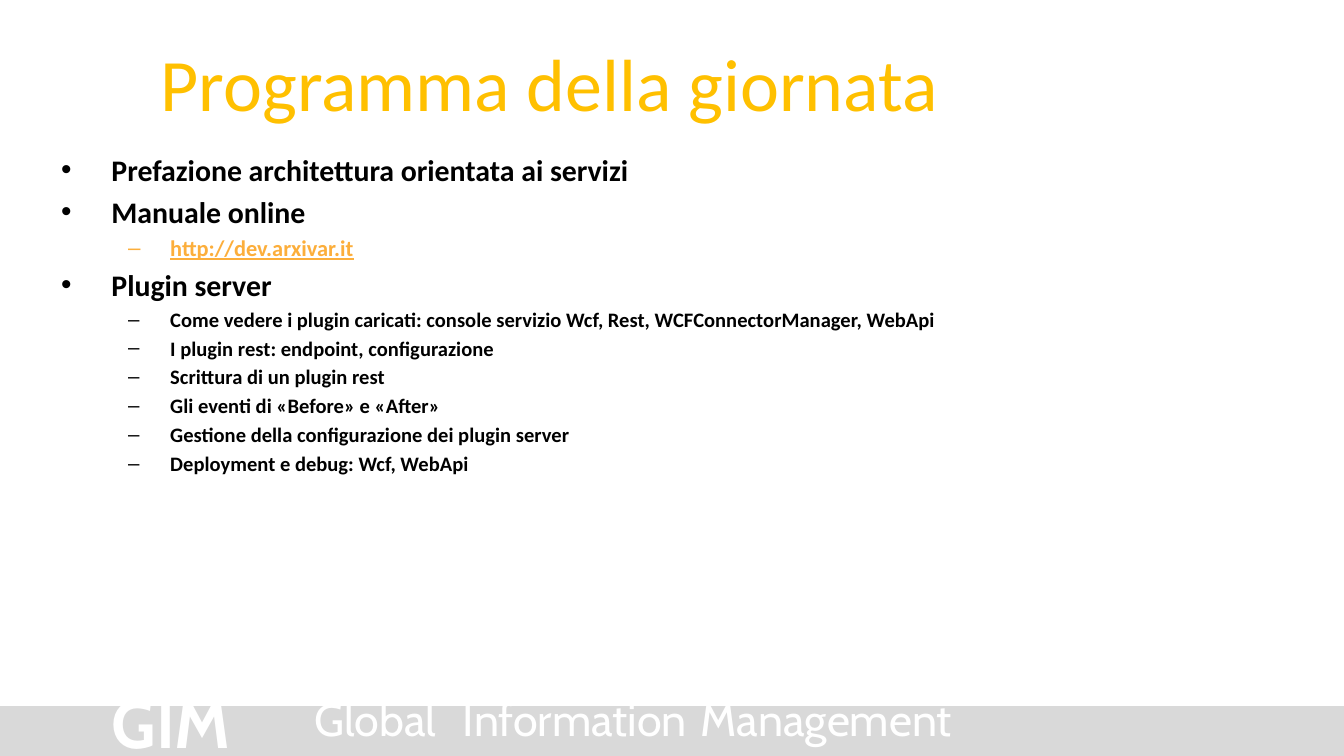
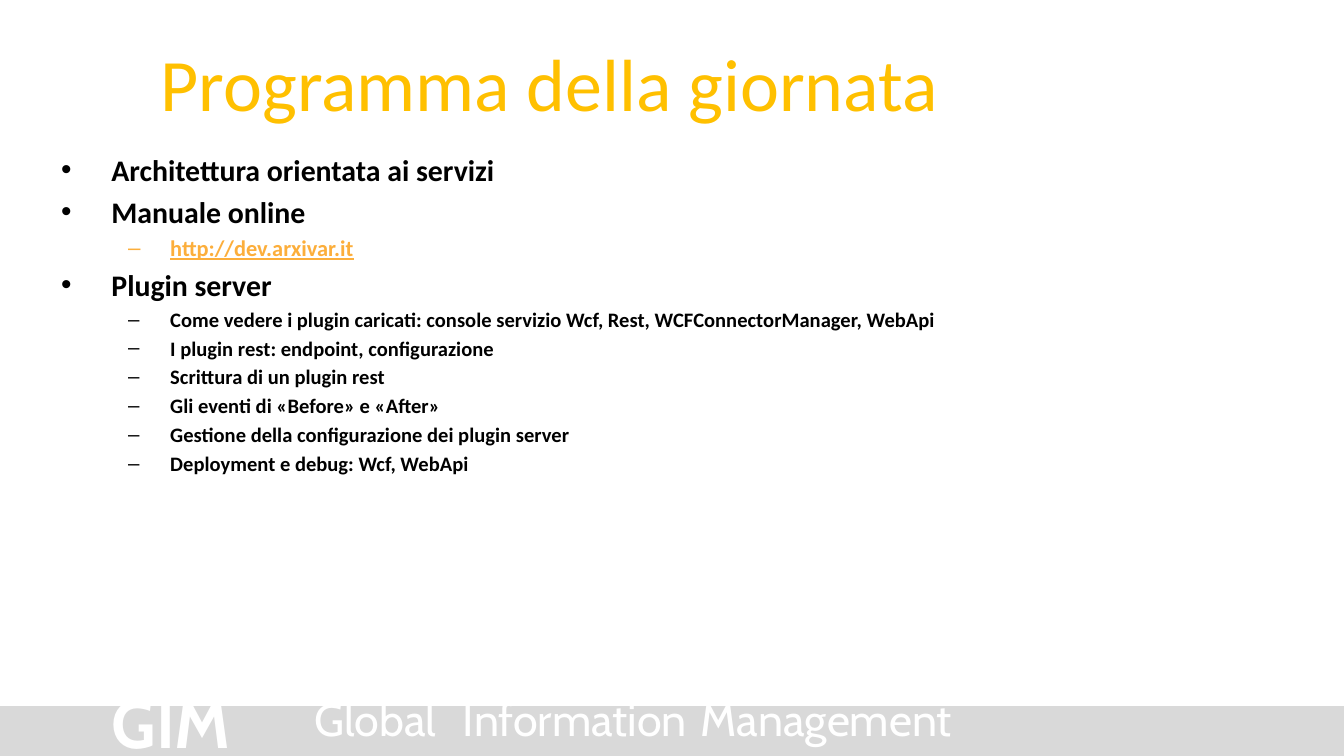
Before and after one commit to Arxivar/Arxivar-Next-Dev-4, a slide deck: slide 2 of doc/ARXDev4.pptx. Drawn at 1344x756 pixels with LibreOffice and Linux fonts; fonts in the diff are those of the drawing; background and template pictures are left out. Boxes give left, top, right and bottom in pixels: in the first picture for what was removed or moved away, otherwise in the second. Text is boxed around its words. In the diff, an @@ line names an element or a change of style, - is before the commit and + after.

```diff
--- a/doc/ARXDev4.pptx
+++ b/doc/ARXDev4.pptx
@@ text at bbox=[111, 160, 494, 182]: text changed @@
-• Prefazione architettura orientata ai servizi
+• Architettura orientata ai servizi
```
Also in this commit, not shown: 2 other slides changed, 1 slide added, 1 other file.
